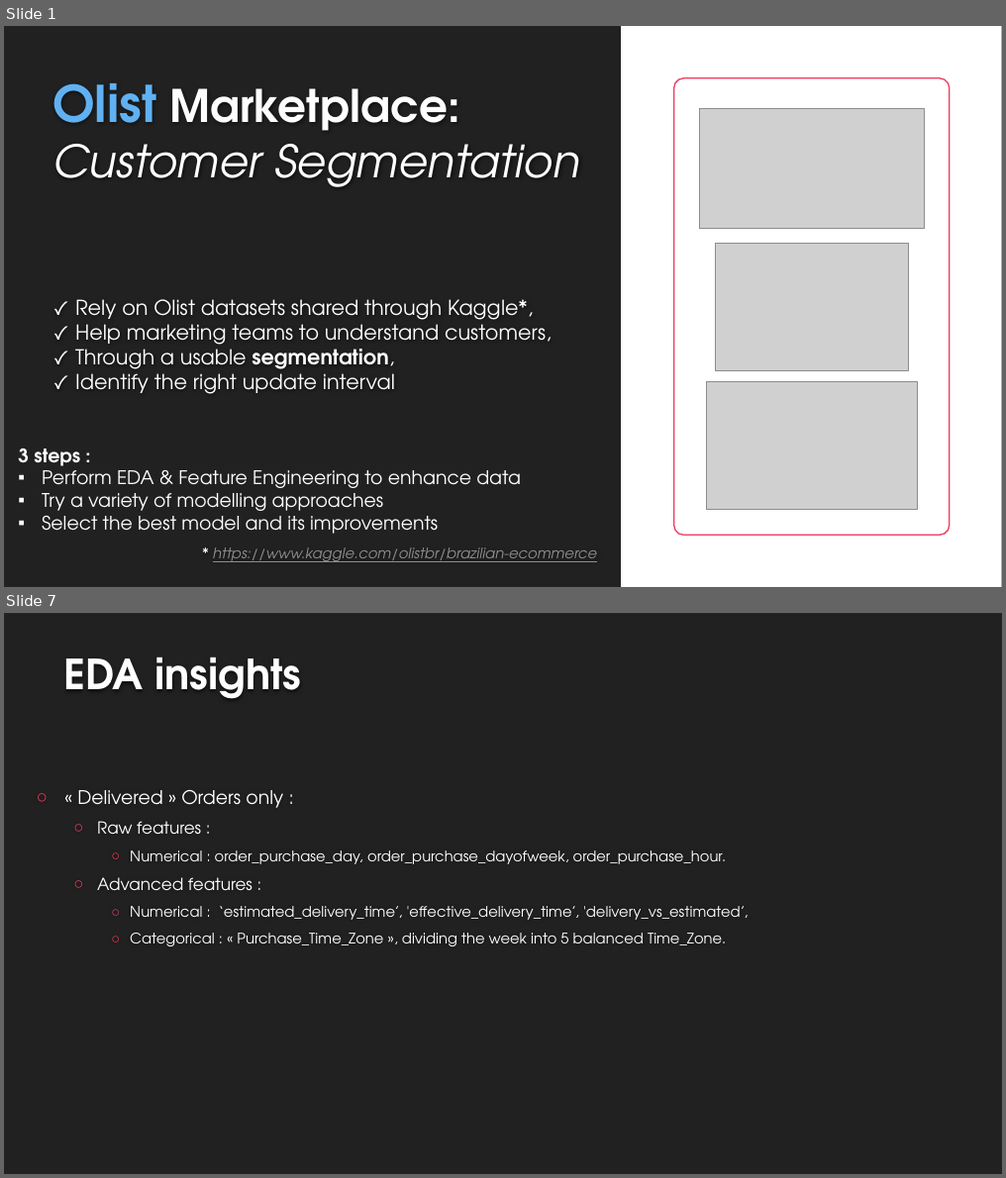
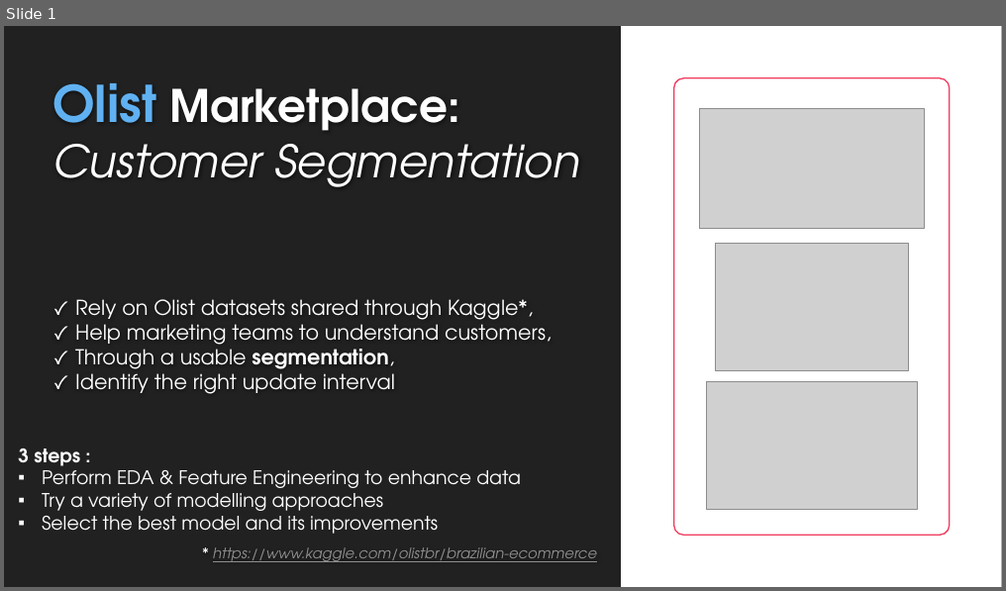
Before and after one commit to EtienneLardeur/P5_CustomerSegmentation, a slide deck: P5Olist_Présentation_initiale.pptx. Shown one above the other, each under a label of ours: slides 1 and 7 before the commit, slide 1 after it; the slides between them are not shown. The pictures are 1006x1178 and 1006x591 pixels, drawn with LibreOffice and Linux fonts; fonts in the diff are those of the drawing; grey boxes stand for pictures; background and template pictures are left out. Boxes give left, top, right and bottom in pixels: in the first picture for what was removed or moved away, otherwise in the second. Text is boxed around its words. In the diff, an @@ line names an element or a change of style, - is before the commit and + after.

```diff
--- a/P5Olist_Présentation_initiale.pptx
+++ b/P5Olist_Présentation_initiale.pptx
@@ slide 7 removed at [4,613,1002,1174], background #212121 @@
@@ title removed at [63,657,302,699] @@
-EDA insights
@@ text removed at [77,790,747,947] @@
-○ « Delivered » Orders only :
-  ○ Raw features :
-    ○ Numerical : order_purchase_day, order_purchase_dayofweek, order_purchase_hour.
-  ○ Advanced features :
-    ○ Numerical : ‘estimated_delivery_time’, 'effective_delivery_time’, 'delivery_vs_estimated’,
-    ○ Categorical : « Purchase_Time_Zone », dividing the week into 5 balanced Time_Zone.
```
Also in this commit, not shown: 6 slides changed, 2 slides added.
